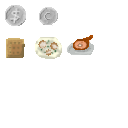
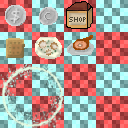
The second 128px x 128px image is a revision of the first. Changes to its layers:
added layer "Layer #2" above "Layer #1" over left=1, top=66, right=64, bottom=127
added layer "Layer #1" above "Layer" over left=0, top=64, right=64, bottom=128
painted on "Layer" over left=66, top=1, right=94, bottom=29
showed "background" over left=0, top=0, right=128, bottom=128
